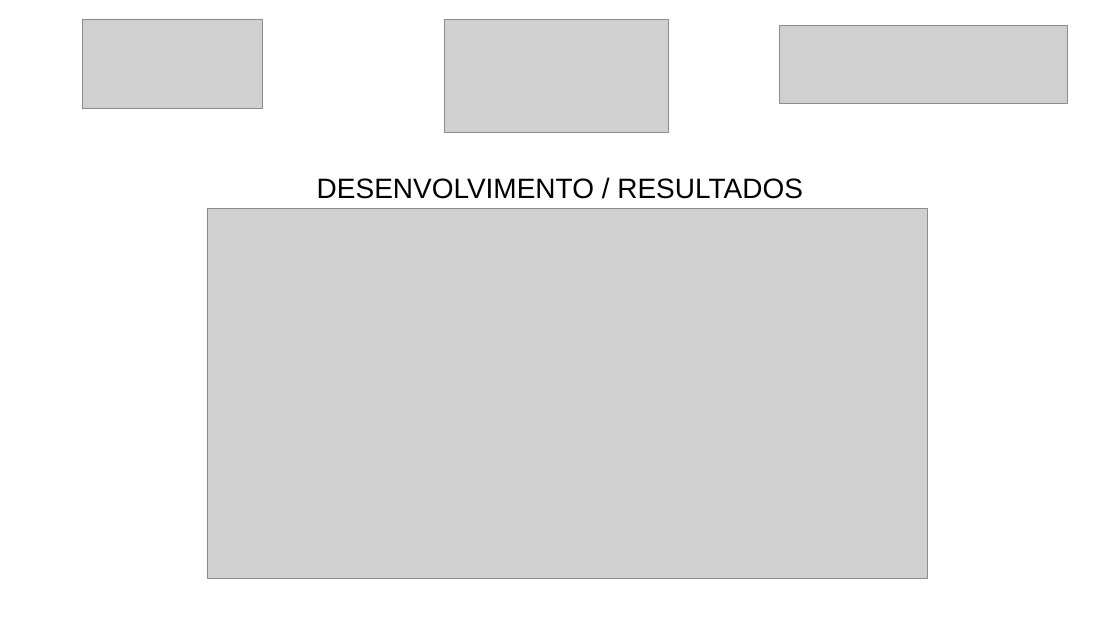
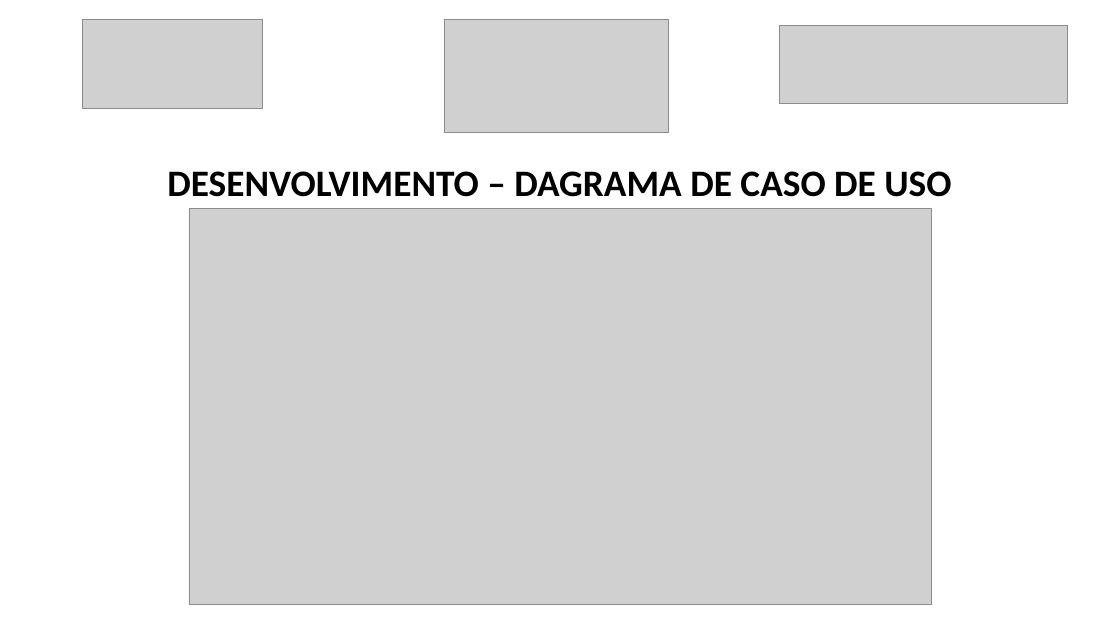
Before and after one commit to luanmenezesx/TCC-CCB, a slide deck: slide 10 of Modelo slides apresentação TCC.pptx (slide 9 before the commit). Drawn at 1120x630 pixels with LibreOffice and Linux fonts; fonts in the diff are those of the drawing; grey boxes stand for pictures. Boxes give left, top, right and bottom in pixels: in the first picture for what was removed or moved away, otherwise in the second. Text is boxed around its words. In the diff, an @@ line names an element or a change of style, - is before the commit and + after.

```diff
--- a/Modelo slides apresentação TCC.pptx
+++ b/Modelo slides apresentação TCC.pptx
@@ title at (167, 171, 951, 197): text changed; size 24 to 32 pt; font Arial to Calibri; bold on @@
-DESENVOLVIMENTO / RESULTADOS
+DESENVOLVIMENTO – DAGRAMA DE CASO DE USO
@@ picture: place and size @@
-picture at (207, 209, 928, 579)
+picture at (189, 209, 931, 605)
```
Also in this commit, not shown: 9 other slides changed, 2 slides added, 1 slide removed.
